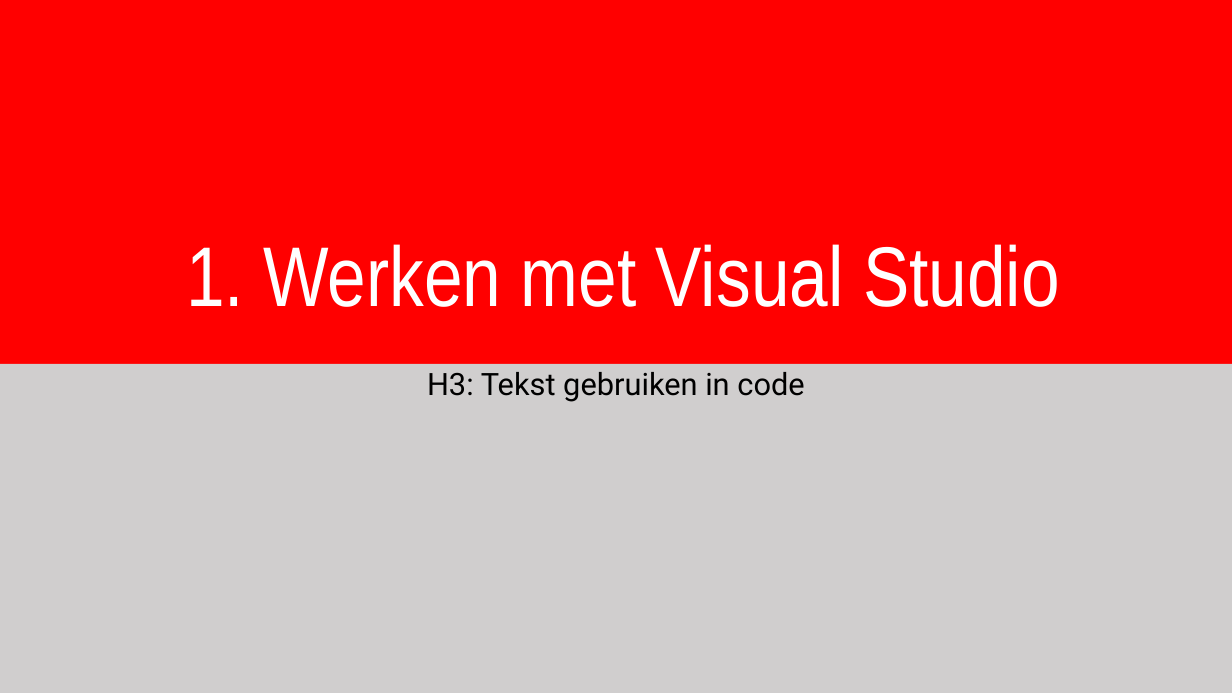
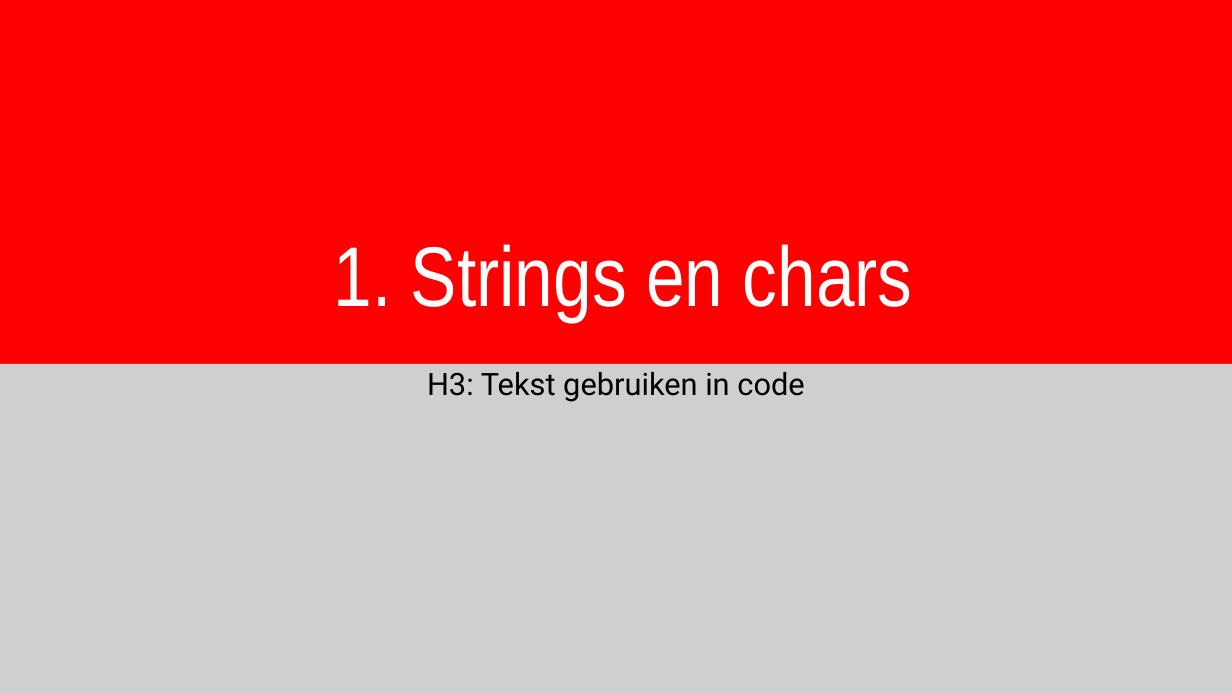
Before and after one commit to timdams/csharpbook, a slide deck: slide 1 of _SLIDES/2020/H3- Tekst in code gebruiken/H3_1_tekst.pptx. Drawn at 1232x693 pixels with LibreOffice and Linux fonts; fonts in the diff are those of the drawing; background and template pictures are left out. Boxes give left, top, right and bottom in pixels: in the first picture for what was removed or moved away, otherwise in the second. Text is boxed around its words. In the diff, an @@ line names an element or a change of style, - is before the commit and + after.

```diff
--- a/_SLIDES/2020/H3- Tekst in code gebruiken/H3_1_tekst.pptx
+++ b/_SLIDES/2020/H3- Tekst in code gebruiken/H3_1_tekst.pptx
@@ title at (334,244,913,321): text changed @@
-1. Werken met Visual Studio
+1. Strings en chars
```
Also in this commit, not shown: 5 other slides changed, 23 slides added, 13 slides removed, 11 other files.
